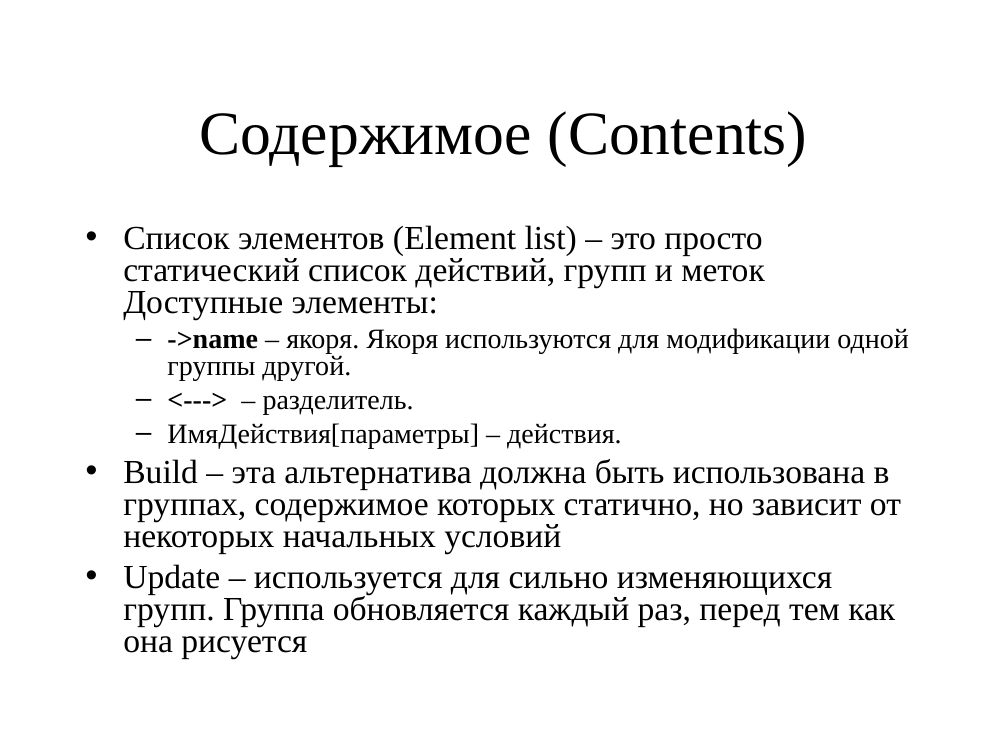
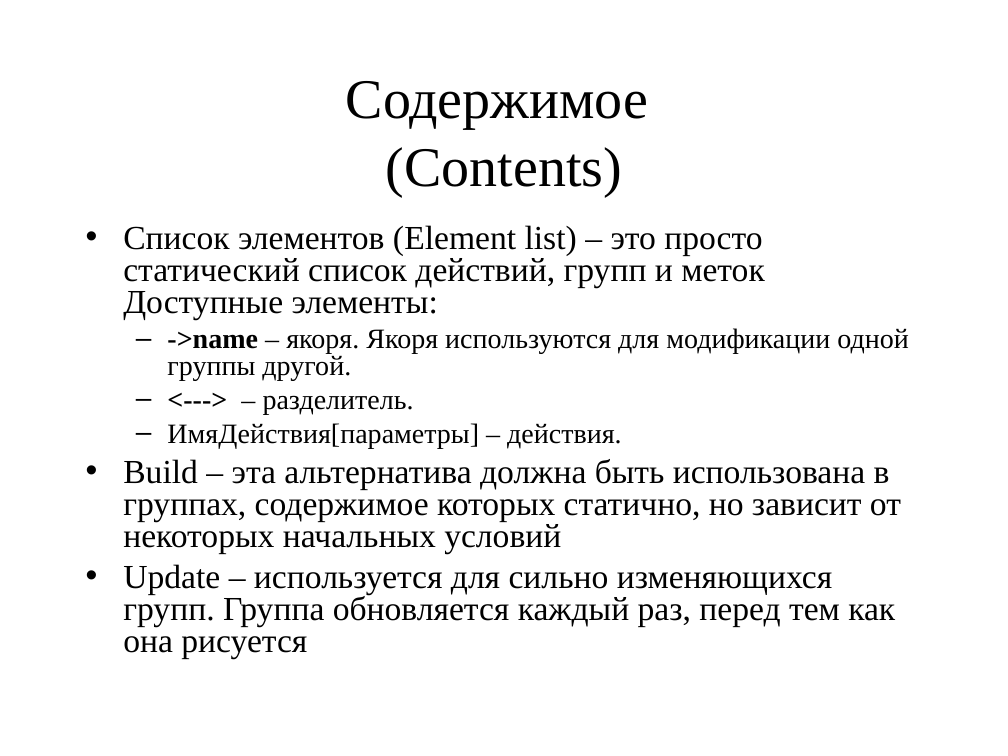
Before and after one commit to mazine/umk, a slide deck: slide 5 of presentations/Plugin.ppt. Drawn at 1008x756 pixels with LibreOffice and Linux fonts; fonts in the diff are those of the drawing. Boxes give left, top, right and bottom in pixels: in the first picture for what was removed or moved away, otherwise in the second. Text is boxed around its words. In the diff, an @@ line names an element or a change of style, - is before the commit and + after.

```diff
--- a/presentations/Plugin.ppt
+++ b/presentations/Plugin.ppt
@@ title "Содержимое (Contents)" at bbox=[346, 81, 648, 196]: size 44 to 40 pt @@
```
Also in this commit, not shown: 5 other slides changed.
